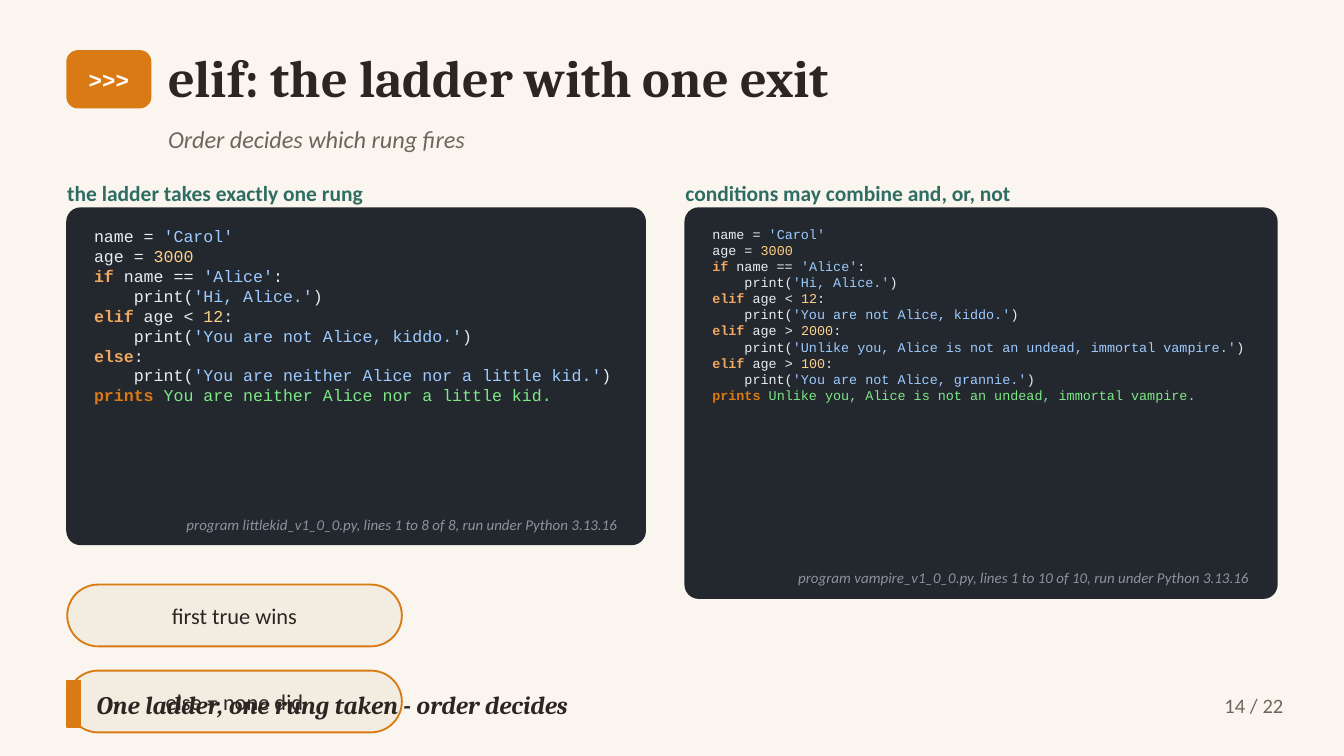
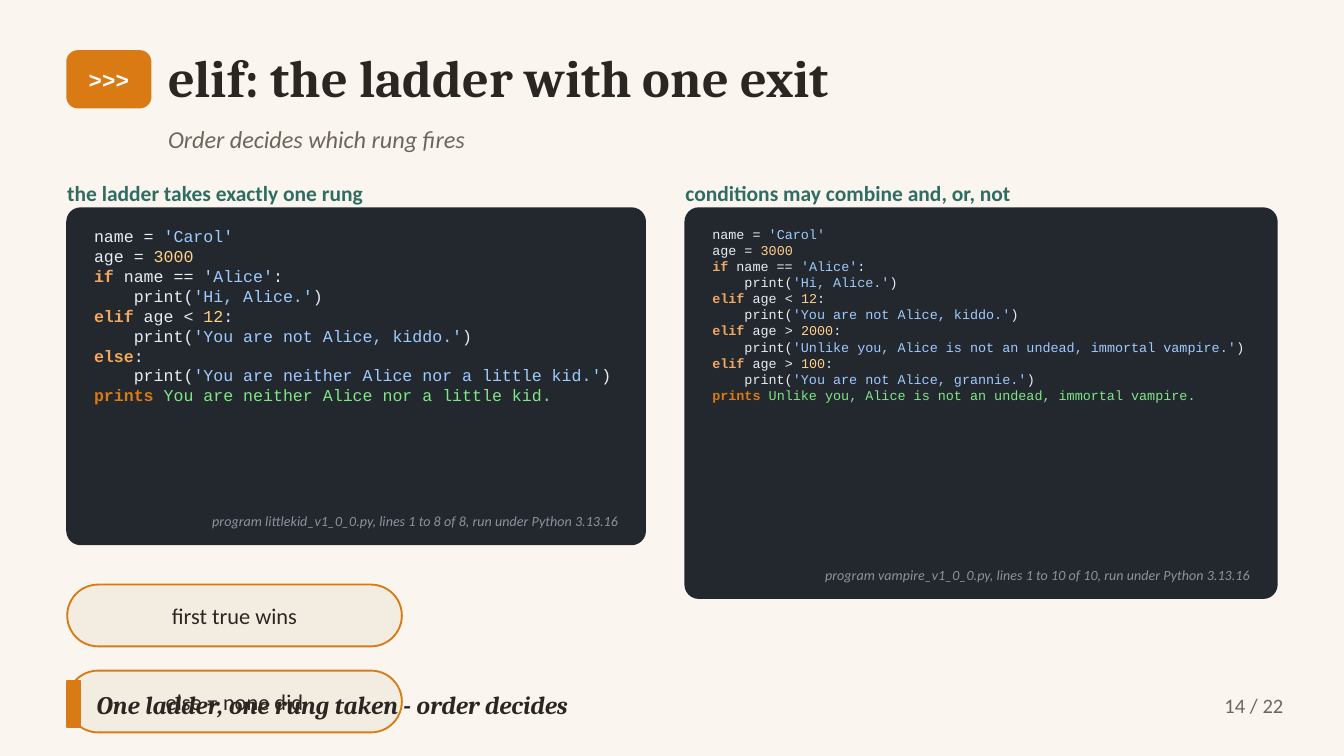
Before and after one commit to altunelyusuf/AdvancedProgrammingWithPython, a slide deck: slide 14 of 03-materials/ch02/SEN0414_Ch02_FlowControl_3e_v3_0_0.pptx. Drawn at 1344x756 pixels with LibreOffice and Linux fonts; fonts in the diff are those of the drawing. Boxes give left, top, right and bottom in pixels: in the first picture for what was removed or moved away, otherwise in the second. Text is boxed around its words. In the diff, an @@ line names an element or a change of style, - is before the commit and + after.

```diff
--- a/03-materials/ch02/SEN0414_Ch02_FlowControl_3e_v3_0_0.pptx
+++ b/03-materials/ch02/SEN0414_Ch02_FlowControl_3e_v3_0_0.pptx
@@ text "program littlekid_v1_0_0.py, lines 1 to ..." at (212, 516, 618, 528): size 8 to 7.5 pt @@
@@ text "program vampire_v1_0_0.py, lines 1 to ..." at (825, 570, 1250, 583): size 8 to 7.5 pt @@
```
Also in this commit, not shown: 6 other slides changed, 19 other files.
